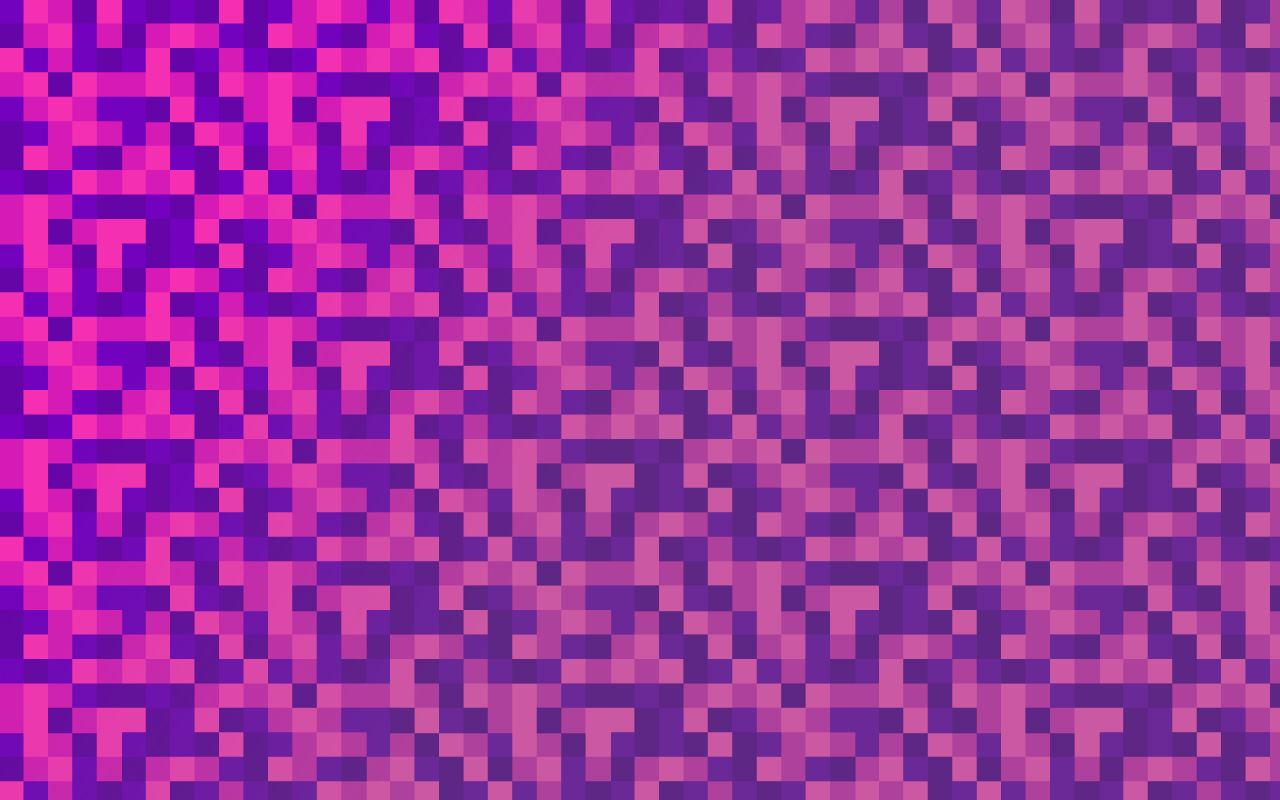
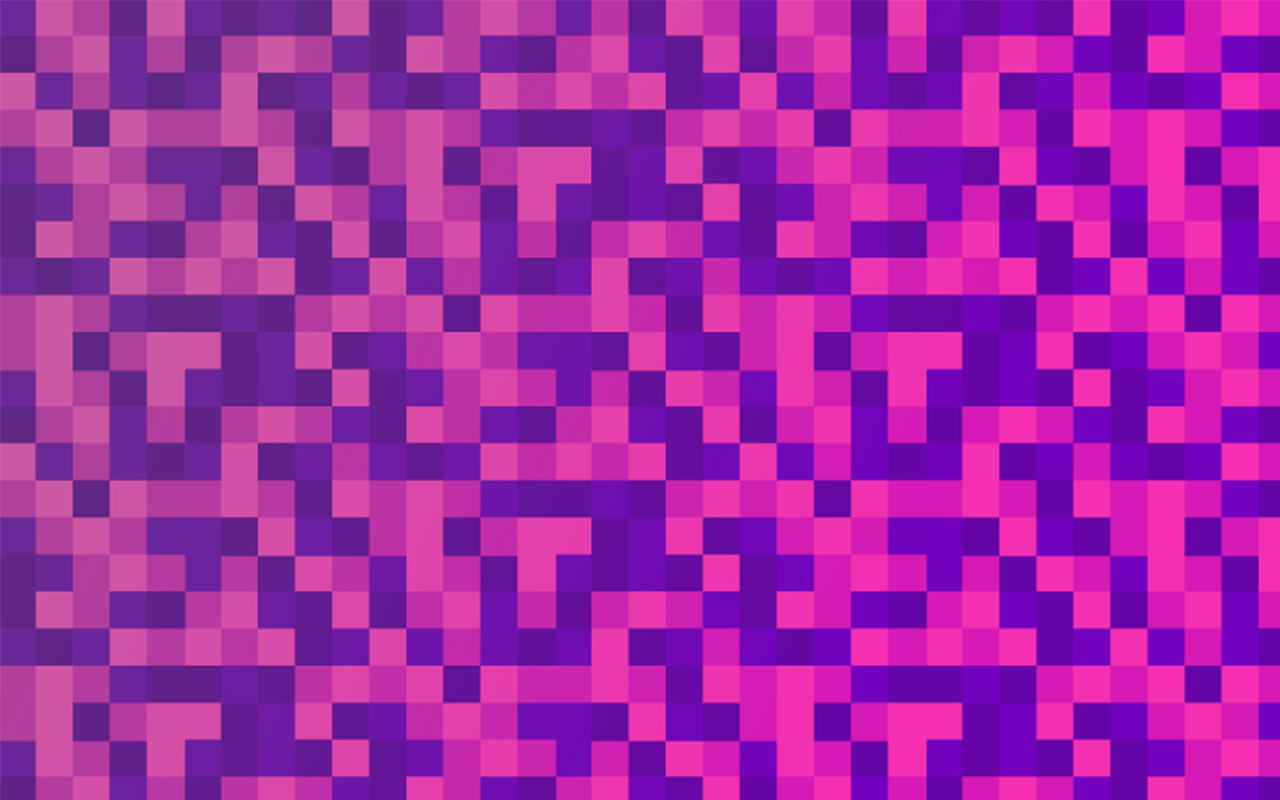
Layer changes from the first 1280x800 image to the second:
painted on "dna_mosaic" over [0, 0, 1280, 800]
hid "Background" over [0, 0, 1280, 800]
